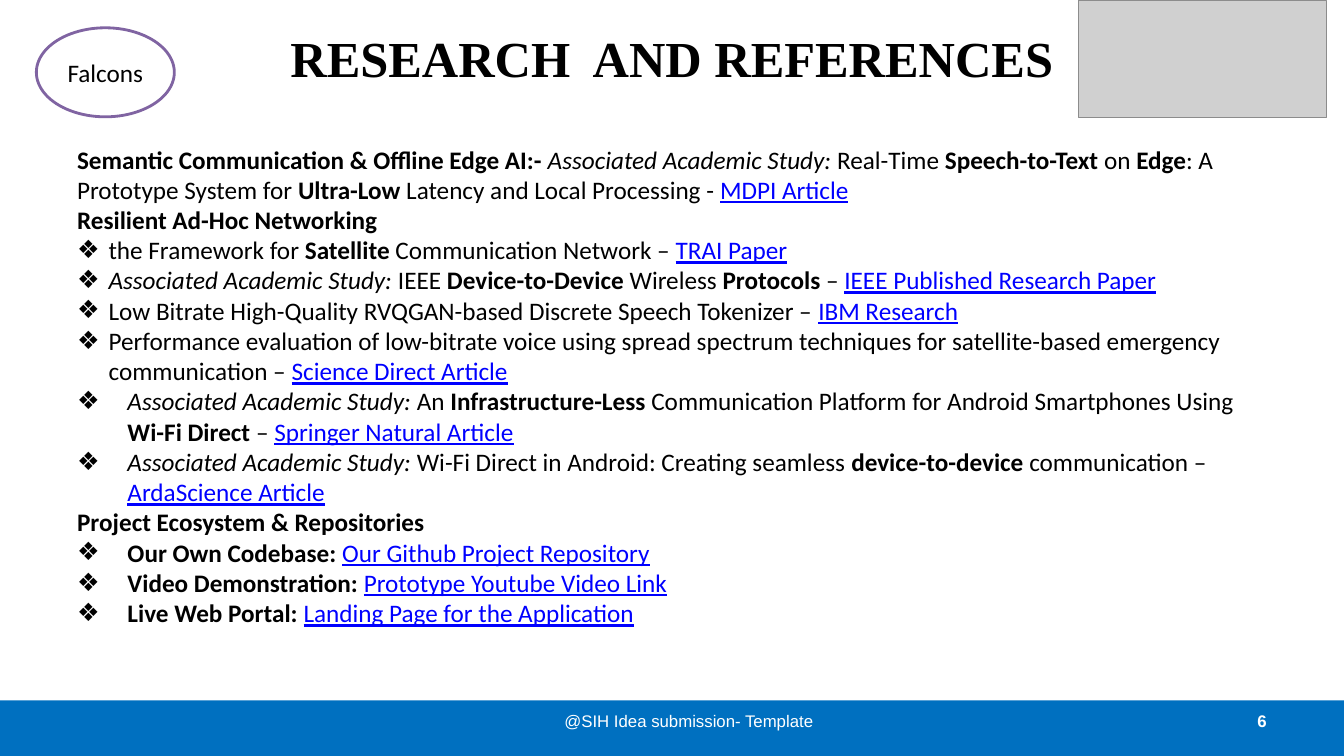
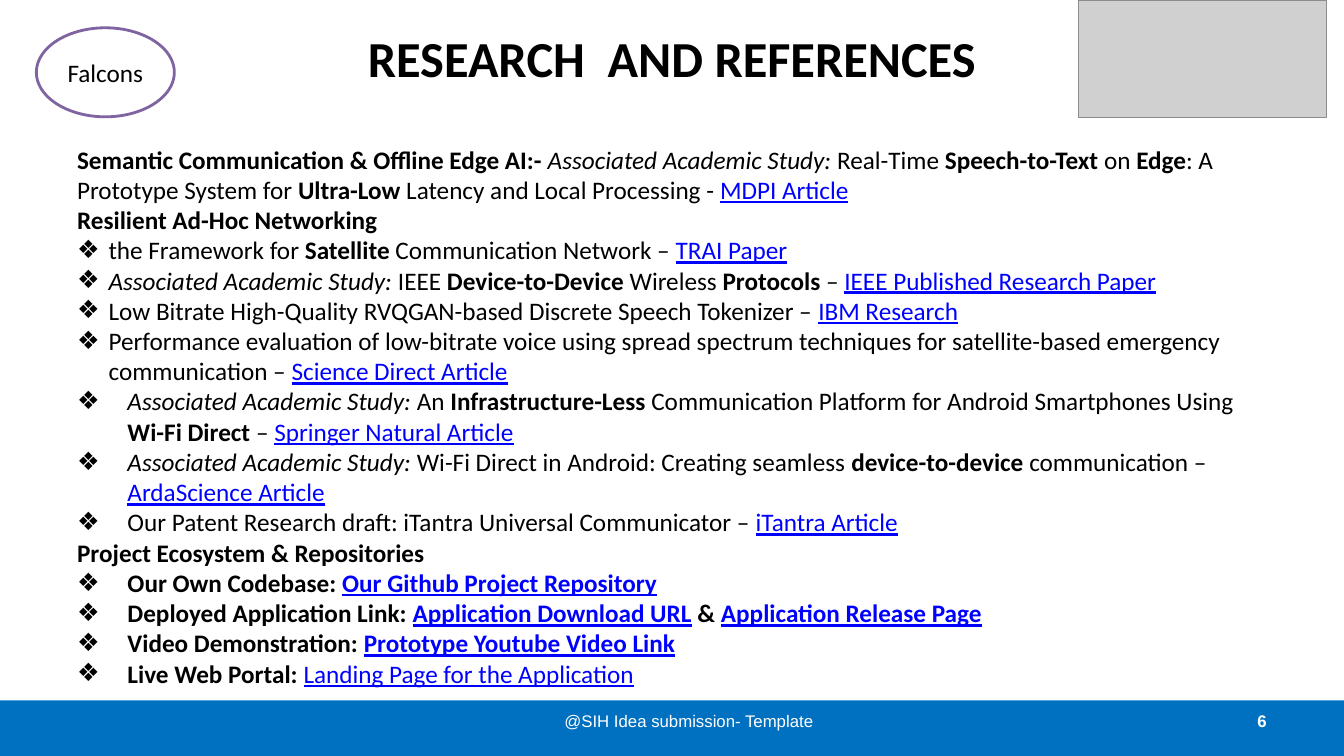
Before and after one commit to Precise-Goals/iTantra-Communication-Ecosystem, a slide deck: slide 6 of Falcons_SIH26173_iTantra.pptx. Drawn at 1344x756 pixels with LibreOffice and Linux fonts; fonts in the diff are those of the drawing; grey boxes stand for pictures. Boxes give left, top, right and bottom in pixels: in the first picture for what was removed or moved away, otherwise in the second. Text is boxed around its words. In the diff, an @@ line names an element or a change of style, - is before the commit and + after.

```diff
--- a/Falcons_SIH26173_iTantra.pptx
+++ b/Falcons_SIH26173_iTantra.pptx
@@ title "RESEARCH AND REFERENCES" at (368, 44, 976, 78): font Times New Roman to Calibri @@
@@ text at (127, 513, 897, 536): paragraph added @@
+❖ Our Patent Research draft: iTantra Universal Communicator – iTantra Article
@@ text at (127, 574, 675, 657): bold on in "Our Github Project Repository", "Prototype Youtube Video Link" @@
@@ text at (127, 604, 982, 627): paragraph added @@
+❖ Deployed Application Link: Application Download URL & Application Release Page
```
Also in this commit, not shown: 3 other slides changed, 9 other files.
